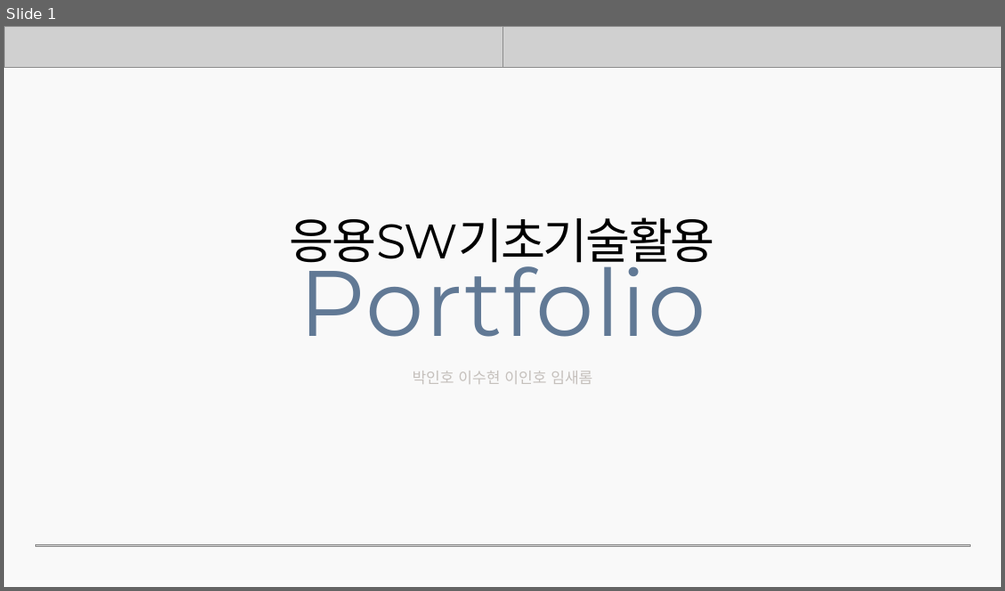
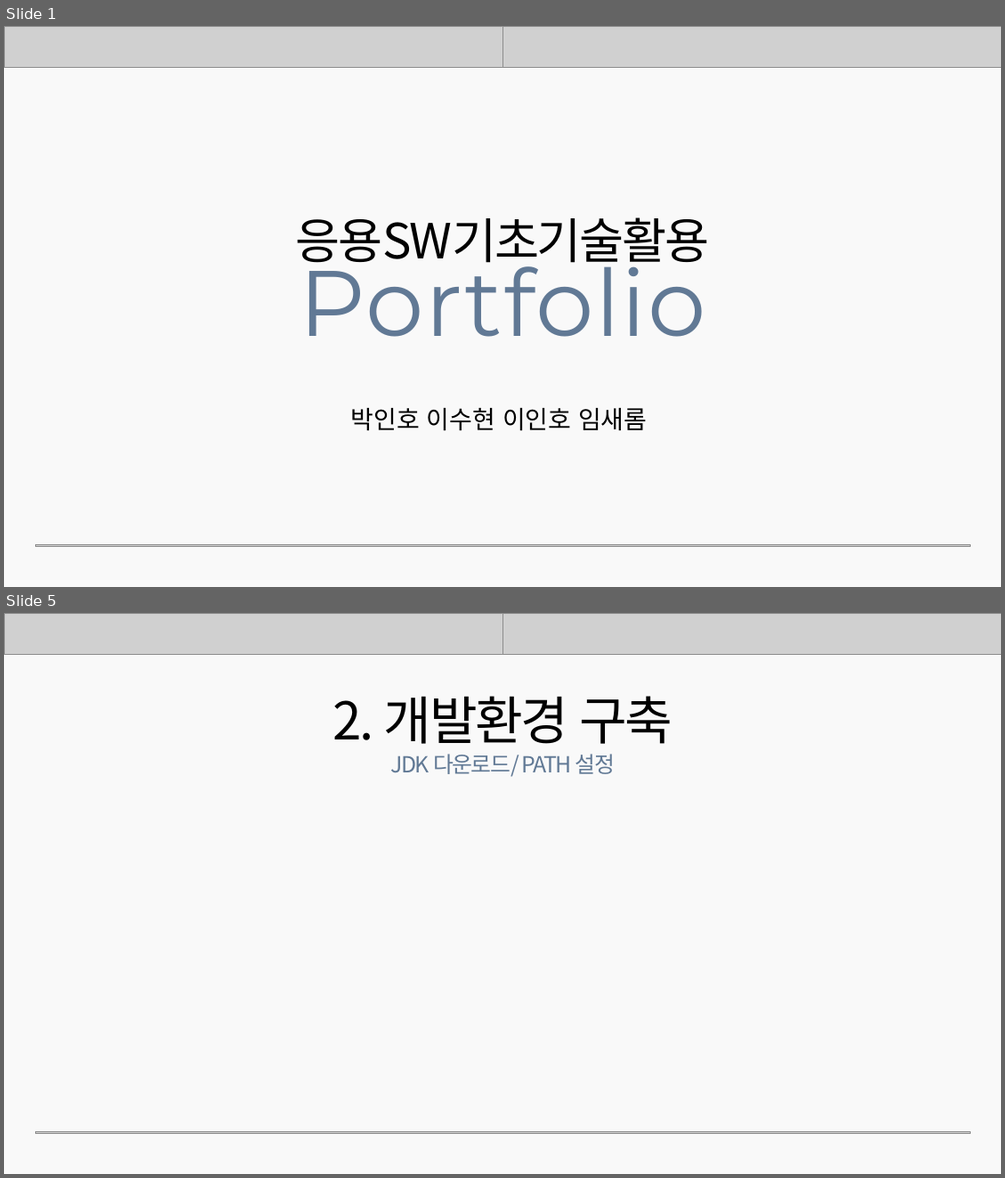
Before and after one commit to rombird/LEELEELIM, a slide deck: 응용SW기초기술활용.pptx. Shown one above the other, each under a label of ours: slide 1 before the commit, slides 1 and 5 after it; the slides between them are not shown. The pictures are 1005x591 and 1005x1178 pixels, drawn with LibreOffice and Linux fonts; fonts in the diff are those of the drawing; grey boxes stand for pictures. Boxes give left, top, right and bottom in pixels: in the first picture for what was removed or moved away, otherwise in the second. Text is boxed around its words. In the diff, an @@ line names an element or a change of style, - is before the commit and + after.

```diff
--- a/응용SW기초기술활용.pptx
+++ b/응용SW기초기술활용.pptx
@@ slide 5 added at bbox=[4, 613, 1001, 1174], background #F9F9F9 @@
@@ picture added at bbox=[4, 613, 1001, 654] @@
@@ picture added at bbox=[502, 613, 1001, 654] @@
@@ text added at bbox=[333, 696, 672, 744], 75 pt, text #000000 @@
+2. 개발환경 구축
@@ text added at bbox=[391, 754, 615, 777], 32 pt, text #617995 @@
+JDK 다운로드/ PATH 설정
@@ picture added at bbox=[35, 1131, 970, 1133] @@
@@ slide 1 changed as well @@
@@ text "응용SW기초기술활용" at bbox=[296, 217, 709, 271]: font Montserrat to Noto Sans CJK KR @@
@@ text "박인호 이수현 이인호 임새롬": place and size @@
-text "박인호 이수현 이인호 임새롬" at bbox=[413, 370, 592, 384]
+text "박인호 이수현 이인호 임새롬" at bbox=[351, 408, 647, 431]
@@ text "박인호 이수현 이인호 임새롬" at bbox=[351, 408, 647, 431]: size 22 to 36 pt, text colour #C5C0BC to #000000 @@
```
Also in this commit, not shown: 1 other slide changed, 14 other slides added, 6 slides removed.
